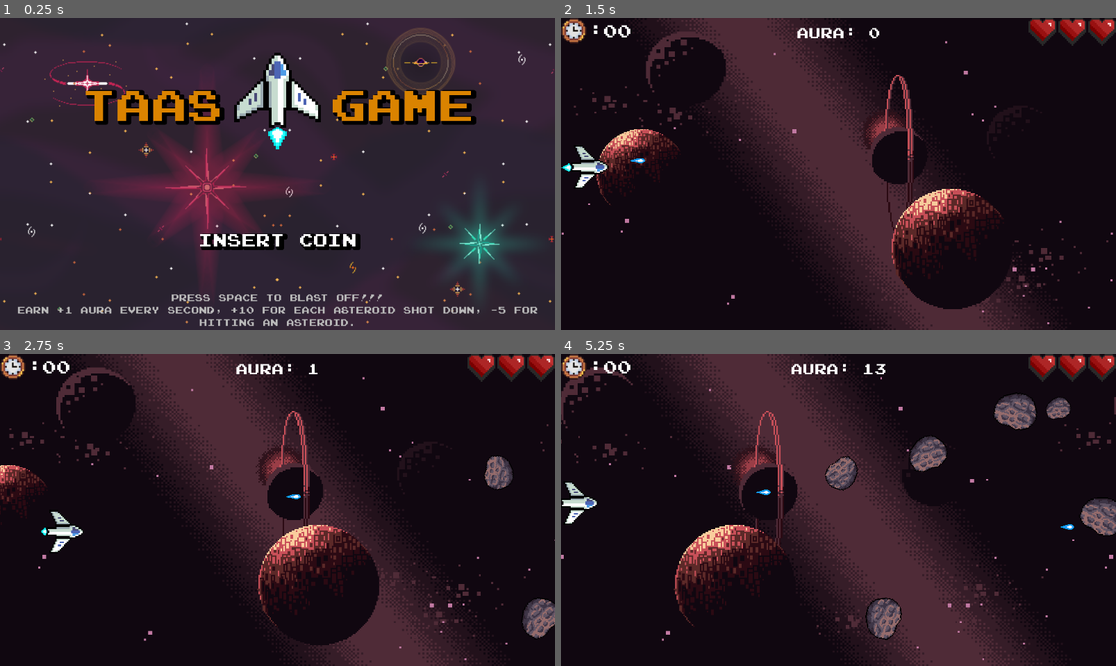
Above: before the commit, frames 1-4 (two rows, left to right).
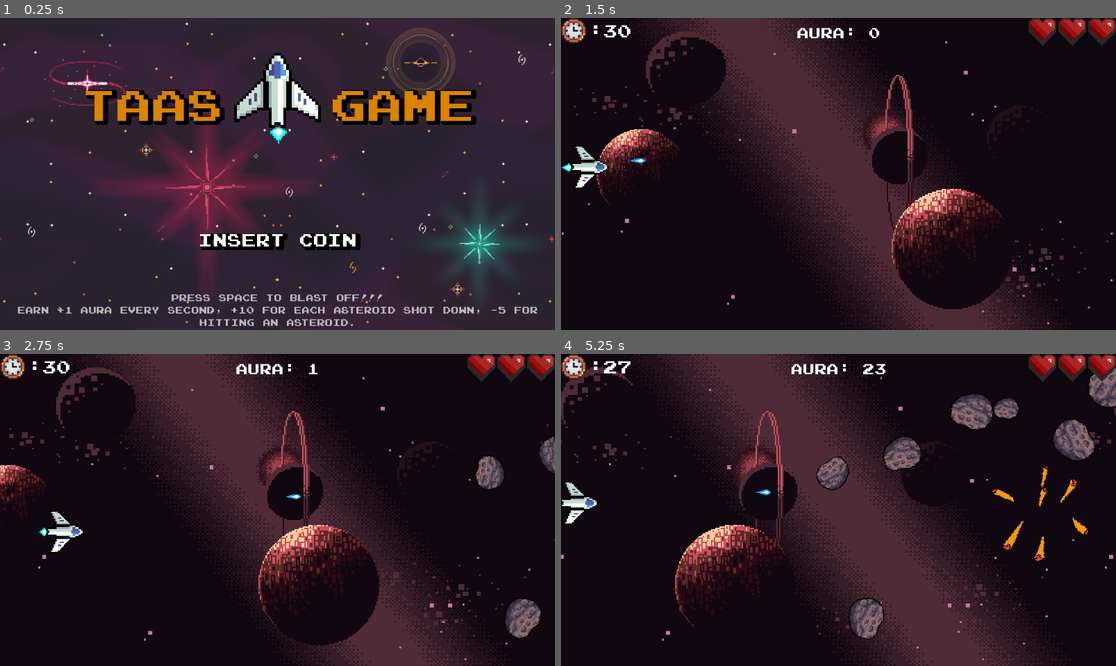
Above: after the commit, the same moments.

Repository: Thapar-Amateur-Astronomers-Society/The-TAAS-Game
Game: Godot game, scene res://scenes/main_menu.tscn
The game is run twice, just before and just after one commit, with the same random seed, the same clock (stepped at 60 frames per second) and the same inputs. Sound files missing from this copy of the repository are replaced by a short silence.
Inputs:
- Up to frame 1 (0.25 s): no input
- Up to frame 2 (1.5 s): tap Space (player_shoot) at 0.5, 1.35 s; hold Right (player_right) 0.53-1.28 s; hold Space (player_shoot) 0.53-1.28 s; hold Down (player_down) from 1.28 s (still down)
- Up to frame 3 (2.75 s): release Down (player_down) at 2.03 s; hold Right (player_right) from 2.03 s (still down); hold Space (player_shoot) from 2.03 s (still down)
- Up to frame 4 (5.25 s): release Right (player_right) at 2.78 s; release Space (player_shoot) at 2.78 s; hold Up (player_up) 2.78-3.53 s; tap Space (player_shoot) at 2.85, 4.35 s; hold Space (player_shoot) 3.53-4.28 s; hold Left (player_left) 3.53-5.03 s; hold Down (player_down) from 5.03 s (still down); hold Space (player_shoot) from 5.03 s (still down)

The runs differ from the first frame. In frame 1, 0.1% of the frame differs, in the area x 48-52%, y 34-43%; in frame 2, less than 0.1%; in frame 3, 1.7%; in frame 4, 6.1%, in the area x 7-100%, y 0-92%.
Error before the commit: Cannot call method 'change_scene_to_packed' on a null value. (res://scripts/main_menu.gd:24)
Error after the commit: Cannot call method 'change_scene_to_file' on a null value. (res://scripts/main_menu.gd:23)

Commit message:
Added timer + credits + bug fixes.

Diff:
--- a/prefabs/player.tscn
+++ b/prefabs/player.tscn
@@ -17,7 +17,6 @@
 shape = SubResource("CircleShape2D_f4pg4")
 
 [node name="LaserInterval" type="Timer" parent="."]
-wait_time = 3.0
 one_shot = true
 
 [node name="laser_sound" type="AudioStreamPlayer2D" parent="."]
--- a/prefabs/player_sprites.tscn
+++ b/prefabs/player_sprites.tscn
@@ -48,7 +48,7 @@
 }],
 "loop": true,
 "name": &"default",
-"speed": 15.0
+"speed": 20.0
 }]
 
 [sub_resource type="SpriteFrames" id="SpriteFrames_70gq5"]
@@ -79,6 +79,7 @@
 scale = Vector2(1.90476, 3.2)
 sprite_frames = SubResource("SpriteFrames_6ohmu")
 autoplay = "default"
+frame_progress = 0.40566
 
 [node name="ship_Sprite2D" type="AnimatedSprite2D" parent="."]
 texture_filter = 1
--- a/scenes/game_over.tscn
+++ b/scenes/game_over.tscn
@@ -89,10 +89,22 @@
 tracks/3/type = "value"
 tracks/3/imported = false
 tracks/3/enabled = true
-tracks/3/path = NodePath("VBoxContainer/thx:visible")
+tracks/3/path = NodePath("VBoxContainer/Control/thx:visible")
 tracks/3/interp = 1
 tracks/3/loop_wrap = true
 tracks/3/keys = {
+"times": PackedFloat32Array(0),
+"transitions": PackedFloat32Array(1),
+"update": 1,
+"values": [true]
+}
+tracks/4/type = "value"
+tracks/4/imported = false
+tracks/4/enabled = true
+tracks/4/path = NodePath("VBoxContainer/Control2/credits:visible")
+tracks/4/interp = 1
+tracks/4/loop_wrap = true
+tracks/4/keys = {
 "times": PackedFloat32Array(0),
 "transitions": PackedFloat32Array(1),
 "update": 1,
@@ -105,7 +117,7 @@
 tracks/0/type = "value"
 tracks/0/imported = false
 tracks/0/enabled = true
-tracks/0/path = NodePath("VBoxContainer/thx:visible")
+tracks/0/path = NodePath("VBoxContainer/Control/thx:visible")
 tracks/0/interp = 1
 tracks/0/loop_wrap = true
 tracks/0/keys = {
@@ -146,6 +158,18 @@
 tracks/3/loop_wrap = true
 tracks/3/keys = {
 "times": PackedFloat32Array(0, 1),
+"transitions": PackedFloat32Array(1, 1),
+"update": 1,
+"values": [false, true]
+}
+tracks/4/type = "value"
+tracks/4/imported = false
+tracks/4/enabled = true
+tracks/4/path = NodePath("VBoxContainer/Control2/credits:visible")
+tracks/4/interp = 1
+tracks/4/loop_wrap = true
+tracks/4/keys = {
+"times": PackedFloat32Array(0, 4),
 "transitions": PackedFloat32Array(1, 1),
 "update": 1,
 "values": [false, true]
@@ -231,22 +255,35 @@
 text = "9999"
 vertical_alignment = 1
 
-[node name="sep" type="Label" parent="VBoxContainer"]
-layout_mode = 2
-theme_override_font_sizes/font_size = 60
-horizontal_alignment = 1
-
-[node name="thx" type="Label" parent="VBoxContainer"]
-layout_mode = 2
+[node name="Control" type="Control" parent="VBoxContainer"]
+layout_mode = 2
+
+[node name="thx" type="Label" parent="VBoxContainer/Control"]
+layout_mode = 2
+offset_right = 1880.0
+offset_bottom = 72.0
 theme_override_font_sizes/font_size = 60
 text = "Thanks for playing!"
 horizontal_alignment = 1
 
-[node name="thx-blink" type="AnimationPlayer" parent="VBoxContainer/thx"]
+[node name="thx-blink" type="AnimationPlayer" parent="VBoxContainer/Control/thx"]
 unique_name_in_owner = true
 libraries = {
 "": SubResource("AnimationLibrary_h7nci")
 }
+
+[node name="Control2" type="Control" parent="VBoxContainer"]
+layout_mode = 2
+
+[node name="credits" type="Label" parent="VBoxContainer/Control2"]
+layout_mode = 2
+offset_top = 202.0
+offset_right = 1880.0
+offset_bottom = 250.0
+theme_override_colors/font_color = Color(0.666569, 0.666569, 0.666569, 1)
+theme_override_font_sizes/font_size = 40
+text = "~Game by ikansh aka ikabrain"
+horizontal_alignment = 1
 
 [node name="gameover_anim" type="AnimationPlayer" parent="."]
 libraries = {
--- a/scenes/main.tscn
+++ b/scenes/main.tscn
@@ -12,19 +12,81 @@
 default_font = ExtResource("6_ainq6")
 default_font_size = 50
 
+[sub_resource type="Animation" id="Animation_pdc7g"]
+length = 0.001
+tracks/0/type = "value"
+tracks/0/imported = false
+tracks/0/enabled = true
+tracks/0/path = NodePath(".:visible")
+tracks/0/interp = 1
+tracks/0/loop_wrap = true
+tracks/0/keys = {
+"times": PackedFloat32Array(0),
+"transitions": PackedFloat32Array(1),
+"update": 1,
+"values": [true]
+}
+
+[sub_resource type="Animation" id="Animation_43w33"]
+resource_name = "blink_fast"
+length = 0.5
+loop_mode = 1
+step = 0.25
+tracks/0/type = "value"
+tracks/0/imported = false
+tracks/0/enabled = true
+tracks/0/path = NodePath(".:visible")
+tracks/0/interp = 1
+tracks/0/loop_wrap = true
+tracks/0/keys = {
+"times": PackedFloat32Array(0, 0.25, 0.5),
+"transitions": PackedFloat32Array(1, 1, 1),
+"update": 1,
+"values": [false, true, false]
+}
+
+[sub_resource type="Animation" id="Animation_lciw4"]
+resource_name = "blink"
+length = 0.25
+loop_mode = 1
+step = 0.01
+tracks/0/type = "value"
+tracks/0/imported = false
+tracks/0/enabled = true
+tracks/0/path = NodePath(".:visible")
+tracks/0/interp = 1
+tracks/0/loop_wrap = true
+tracks/0/keys = {
+"times": PackedFloat32Array(0, 0.125, 0.25),
+"transitions": PackedFloat32Array(1, 1, 1),
+"update": 1,
+"values": [false, true, false]
+}
+
+[sub_resource type="AnimationLibrary" id="AnimationLibrary_q36s3"]
+_data = {
+"RESET": SubResource("Animation_pdc7g"),
+"blink_fast": SubResource("Animation_lciw4"),
+"blink_slow": SubResource("Animation_43w33")
+}
+
 [node name="main" type="Node2D"]
 script = ExtResource("1_38rcc")
 
 [node name="player" parent="." instance=ExtResource("1_pej3r")]
+unique_name_in_owner = true
 position = Vector2(100, 480)
 
 [node name="ParallaxBackground" parent="." instance=ExtResource("2_6ni8v")]
 
 [node name="AsteroidTimer" type="Timer" parent="."]
-wait_time = 0.5
+wait_time = 0.4
 autostart = true
 
 [node name="ScoreTimer" type="Timer" parent="."]
+autostart = true
+
+[node name="SecondTimer" type="Timer" parent="."]
 autostart = true
 
 [node name="bgmusic-player" type="AudioStreamPlayer2D" parent="."]
@@ -55,7 +117,14 @@
 texture = ExtResource("7_4euhk")
 centered = false
 
+[node name="AnimationPlayer" type="AnimationPlayer" parent="scorebar/clock_sprite"]
+unique_name_in_owner = true
+libraries = {
+"": SubResource("AnimationLibrary_q36s3")
+}
+
 [node name="timer_label" type="Label" parent="scorebar"]
+unique_name_in_owner = true
 texture_filter = 1
 layout_mode = 0
 offset_left = 95.0
@@ -85,3 +154,4 @@
 
 [connection signal="timeout" from="AsteroidTimer" to="." method="_on_asteroid_timer_timeout"]
 [connection signal="timeout" from="ScoreTimer" to="." method="_on_score_timer_timeout"]
+[connection signal="timeout" from="SecondTimer" to="." method="_on_second_timer_timeout"]
--- a/scripts/game.gd
+++ b/scripts/game.gd
@@ -8,6 +8,7 @@
 @onready var gameOverScene = preload("res://scenes/game_over.tscn")
 
 @export var score = 0
+@export var time = 30
 
 # Called when the node enters the scene tree for the first time.
 func _ready():
@@ -33,7 +34,16 @@
 
 func _update_ui():
 	score = max(score, 0)
+	time = max(time, 0)
 	$scorebar/scoreLabel.text = "AURA: " + str(score)
+	%timer_label.text = ":" + str(time)
+	if time == 10:
+		%AnimationPlayer.play("blink_slow")
+	if time == 5:
+		%AnimationPlayer.play("blink_fast")
+	if time == 0:
+		%player.queue_free()
+		game_over()
 
 func _on_enemy_killed():
 	score += 10
@@ -55,6 +65,14 @@
 	$scorebar.visible = false
 	$"bgmusic-player".stop()
 	await $player.tree_exiting
+	_init_go()
+
+
+func _init_go():
 	var game_over_gui = gameOverScene.instantiate()
 	game_over_gui.aura = score
 	get_parent().add_child(game_over_gui)
+
+
+func _on_second_timer_timeout():
+	time -= 1
--- a/scripts/main_menu.gd
+++ b/scripts/main_menu.gd
@@ -1,6 +1,5 @@
 extends Control
 
-@onready var game = preload("res://scenes/main.tscn") as PackedScene
 @onready var start_sound = $start_sound
 @onready var blink = %AnimationPlayer
 
@@ -21,4 +20,4 @@
 		await start_sound.finished
 		Transition.transition()
 		await Transition.on_transition_finished
-		get_tree().change_scene_to_packed(game)
+		get_tree().change_scene_to_file("res://scenes/main.tscn")
Not shown, added: export_presets.cfg
Not shown: 1 places in scenes/main.tscn that only renumber resources
